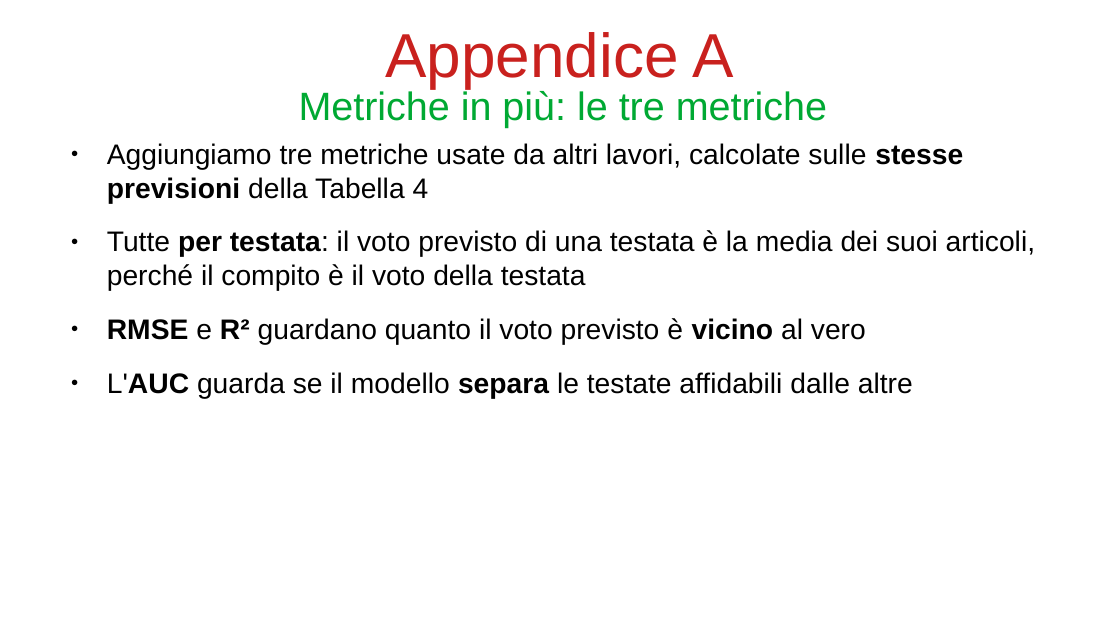
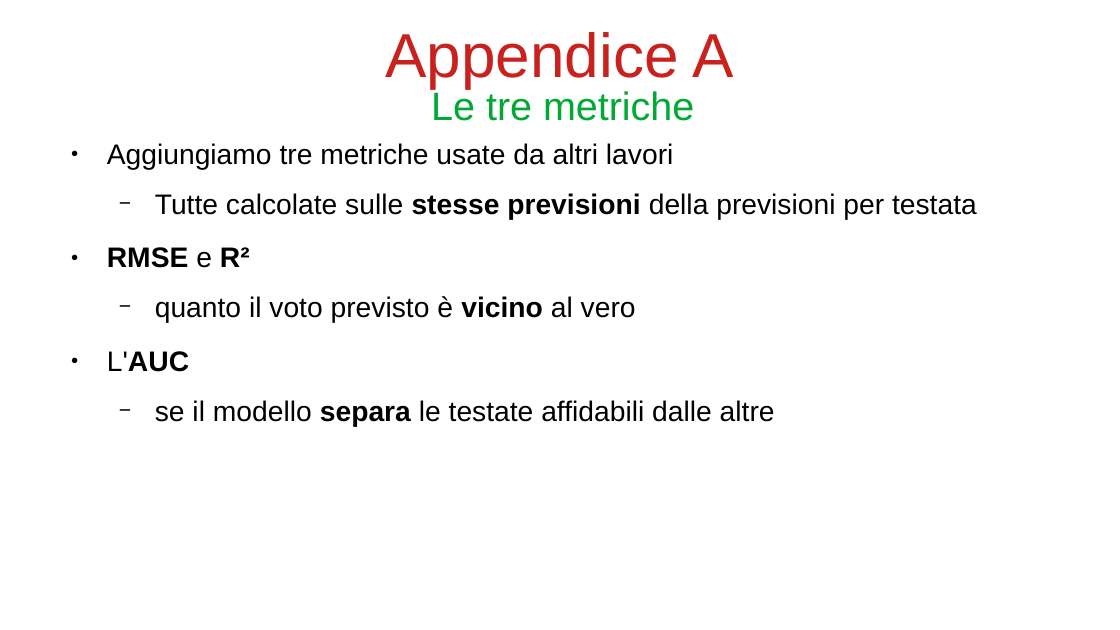
Before and after one commit to bianchi-john/PublisherClassification, a slide deck: slide 21 of Presentazioni/Paper rivista/PaperRivista.odp (slide 22 before the commit). Drawn at 1120x630 pixels with LibreOffice and Linux fonts; fonts in the diff are those of the drawing. Boxes give left, top, right and bottom in pixels: in the first picture for what was removed or moved away, otherwise in the second. Text is boxed around its words. In the diff, an @@ line names an element or a change of style, - is before the commit and + after.

```diff
--- a/Presentazioni/Paper rivista/PaperRivista.odp
+++ b/Presentazioni/Paper rivista/PaperRivista.odp
@@ title at (431,89,694,121): text changed @@
-Metriche in più: le tre metriche
+Le tre metriche
@@ text at (107,143,977,427): text changed @@
-● Aggiungiamo tre metriche usate da altri lavori, calcolate sulle stesse previsioni della Tabella 4
-● Tutte per testata: il voto previsto di una testata è la media dei suoi articoli, perché il compito è il voto della testata
-● RMSE e R² guardano quanto il voto previsto è vicino al vero
-● L'AUC guarda se il modello separa le testate affidabili dalle altre
+● Aggiungiamo tre metriche usate da altri lavori
+  − Tutte calcolate sulle stesse previsioni della previsioni per testata
+● RMSE e R²
+  − quanto il voto previsto è vicino al vero
+● L'AUC
+  − se il modello separa le testate affidabili dalle altre
```
Also in this commit, not shown: 42 other slides changed, 18 slides added, 6 slides removed, 11 other files.
